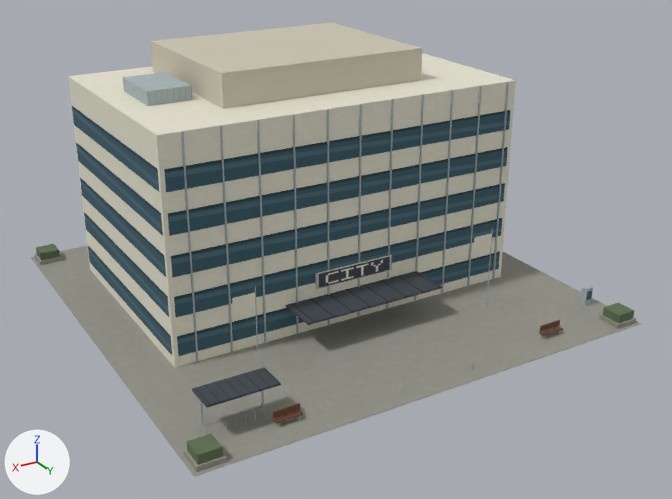
The OBJ model App/assets/buildings/commercial/city_hall_001.obj as it was, and as the next commit left it.
One viewpoint serves both versions: a camera (50 mm lens) standing at (40.7, 72.2, 39.7) and looking at (-0.6, 3.4, 5.3). The axes (+X, +Y, +Z) are drawn at lower left. The lights are the same throughout. The picture after the commit comes second. Where no turn or scale is listed for an object, it has been applied to the vertices. Vertices at exactly the same position are counted once.

In view in the first picture: 'city_hall_001'.
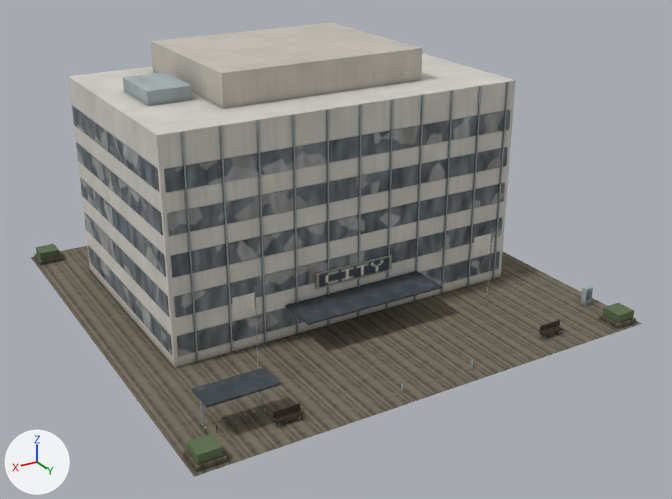
The edits, one by one:
Picture 'city_hall_001_diffuse.png' (img_city_hall_001_diffuse_png) is new.
Material 'city_hall_001_baked' (mat_city_hall_001_baked) is new.
Its texture is img_city_hall_001_diffuse_png.
Its roughness is 0.89.
me_city_hall_001 is used by ob_city_hall_001; location (0.0, 0.0, 0.0).
me_city_hall_001 had 862 vertices, 1382 faces and spanned x -21.9..21.9, y -21.9..21.9, z 0.0..23.0.
me_city_hall_001 now has 2620 vertices, 4942 faces and spans x -21.9..21.9, y -21.9..21.9, z 0.0..23.0.
me_city_hall_001 part 1: 14 vertices moved within x -12.0..12.0, y 12.0..20.4, z 0.0..8.0; 1758 vertices added at x -21.9..21.9, y -21.9..21.9, z 0.0..23.0.
me_city_hall_001 part 2: 95 faces spanning x -21.9..21.9, y -21.9..21.9, z 0.0..23.0 switch from mat_townatlas (picture img_town_atlas_png) to mat_city_hall_001_baked (picture img_city_hall_001_diffuse_png).

What differs and where, as boxes (x1, y1, x2, y2) in the pictures (672 x 499 px):
part 1 of me_city_hall_001, cut back: before (255, 228, 493, 393); after (31, 24, 642, 477)
part 2 of me_city_hall_001, recoloured: (68, 77, 636, 465) in both
